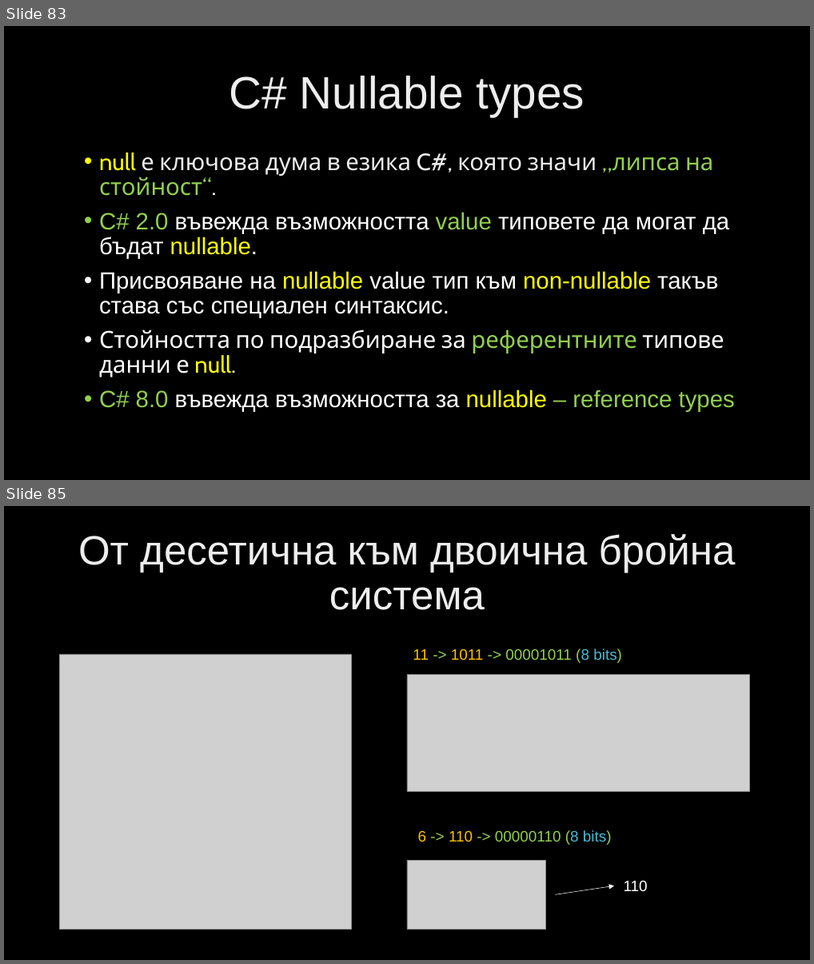
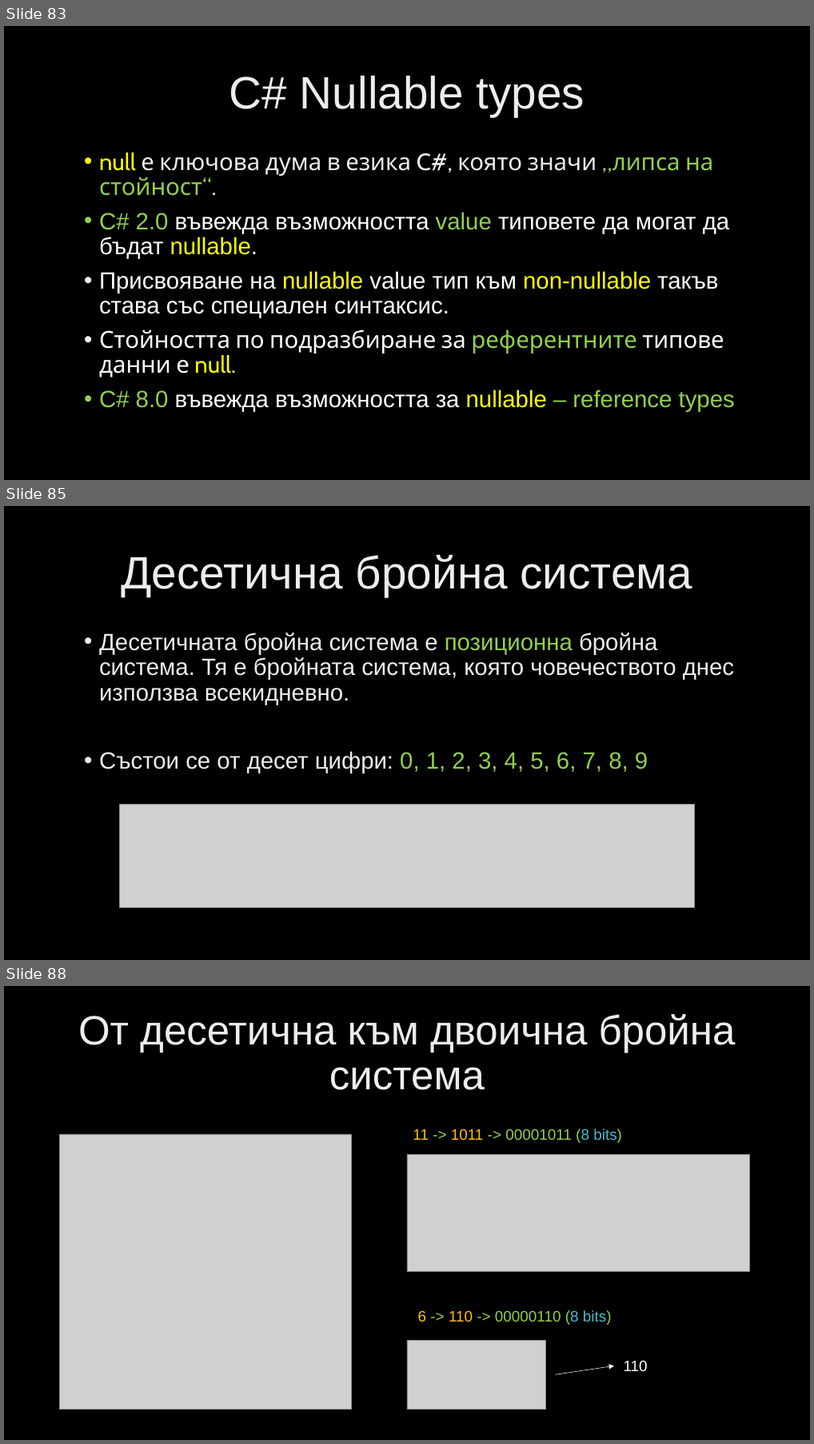
Before and after one commit to velizar92/CSharp-Programming-Presentations, a slide deck: C# Intermediate.pptx. Shown one above the other, each under a label of ours: slides 83 and 85 before the commit, slides 83, 85 and 88 after it; the slides between them are not shown. The pictures are 814x964 and 814x1444 pixels, drawn with LibreOffice and Linux fonts; fonts in the diff are those of the drawing; grey boxes stand for pictures; background and template pictures are left out. Boxes give left, top, right and bottom in pixels: in the first picture for what was removed or moved away, otherwise in the second. Text is boxed around its words. In the diff, an @@ line names an element or a change of style, - is before the commit and + after.

```diff
--- a/C# Intermediate.pptx
+++ b/C# Intermediate.pptx
@@ slide 85 added at (4,506,810,960), background picture (left out) @@
@@ title added at (121,555,694,596), 54 pt, text gradient #BFBFBF to #EDEDED to #FFFFFF @@
+Десетична бройна система
@@ text added at (99,632,734,773), 28 pt, text gradient #BFBFBF to #EDEDED to #FFFFFF @@
+• Десетичната бройна система е позиционна бройна система. Тя е бройната система, която човечеството днес използва всекидневно.
+• Състои се от десет цифри: 0, 1, 2, 3, 4, 5, 6, 7, 8, 9
@@ picture added at (119,804,695,907) @@
@@ what was slide 85 is now slide 88 @@
```
Also in this commit, not shown: 5 other slides added.
